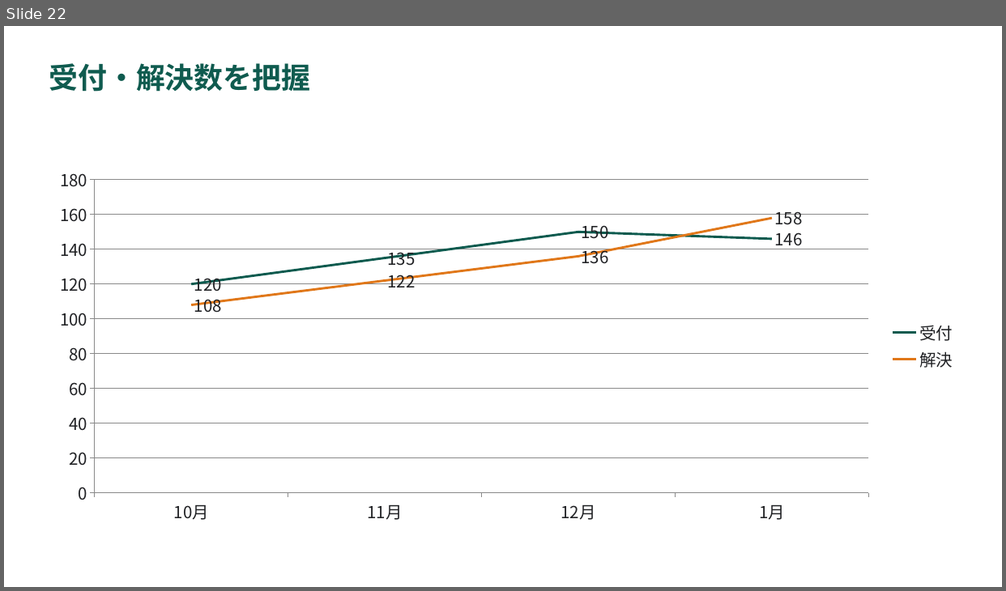
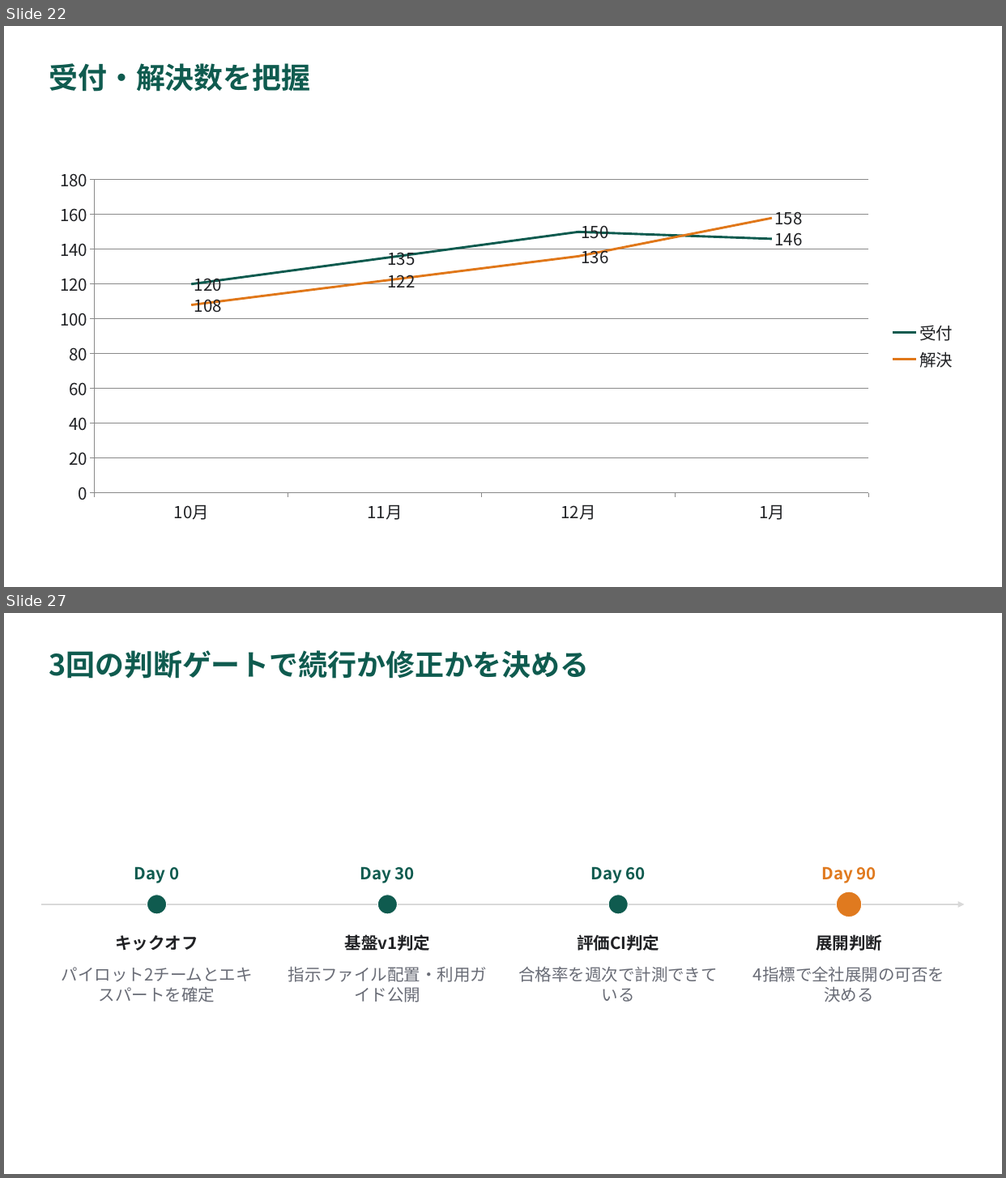
Before and after one commit to YHirano7/Artifacts, a slide deck: skills/pptx-deck/examples/component-gallery/component-gallery.pptx. Shown one above the other, each under a label of ours: slide 22 before the commit, slides 22 and 27 after it; the slides between them are not shown. The pictures are 1006x591 and 1006x1178 pixels, drawn with LibreOffice and Linux fonts; fonts in the diff are those of the drawing. Boxes give left, top, right and bottom in pixels: in the first picture for what was removed or moved away, otherwise in the second. Text is boxed around its words. In the diff, an @@ line names an element or a change of style, - is before the commit and + after.

```diff
--- a/skills/pptx-deck/examples/component-gallery/component-gallery.pptx
+++ b/skills/pptx-deck/examples/component-gallery/component-gallery.pptx
@@ slide 27 added at (x1=4, y1=613, x2=1002, y2=1174), background #FFFFFF @@
@@ title added at (x1=49, y1=650, x2=589, y2=679), 28 pt, text #0F5B4F, bold @@
+3回の判断ゲートで続行か修正かを決める
@@ arrow added from (41, 905) to (965, 905), #D9D9D9 2 pt @@
@@ group added at (x1=62, y1=867, x2=253, y2=982): 3 texts, 1 ellipse @@
+Day 0
+キックオフ
+パイロット2チームとエキスパートを確定
@@ group added at (x1=288, y1=867, x2=488, y2=1003): 3 texts, 1 ellipse @@
+Day 30
+基盤v1判定
+指示ファイル配置・利用ガイド公開
@@ group added at (x1=518, y1=867, x2=718, y2=1002): 3 texts, 1 ellipse @@
+Day 60
+評価CI判定
+合格率を週次で計測できている
@@ group added at (x1=739, y1=867, x2=960, y2=1011): 3 texts, 1 ellipse @@
+Day 90
+展開判断
+4指標で全社展開の可否を決める
```
Also in this commit, not shown: 10 other slides added, 26 other files.
